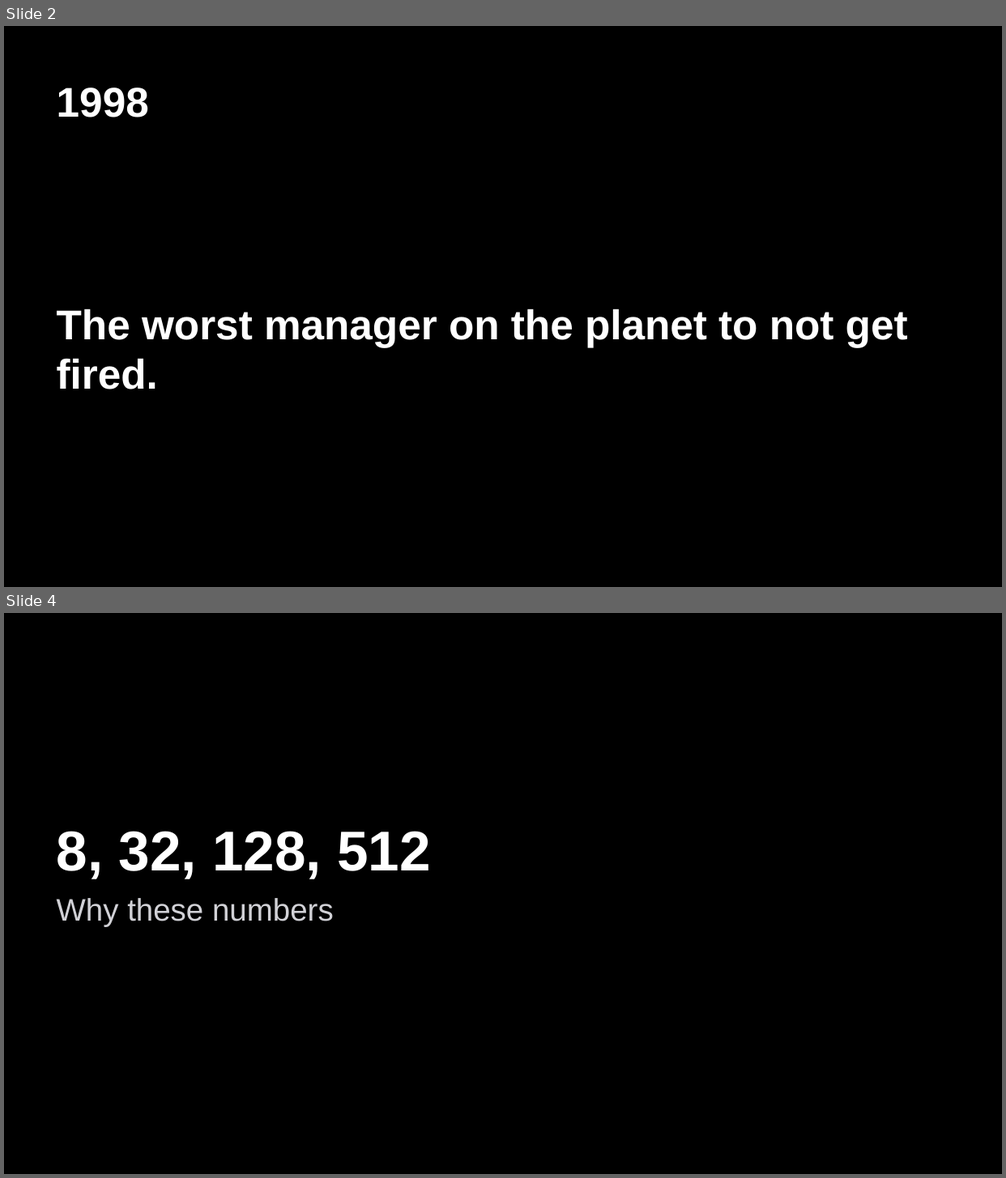
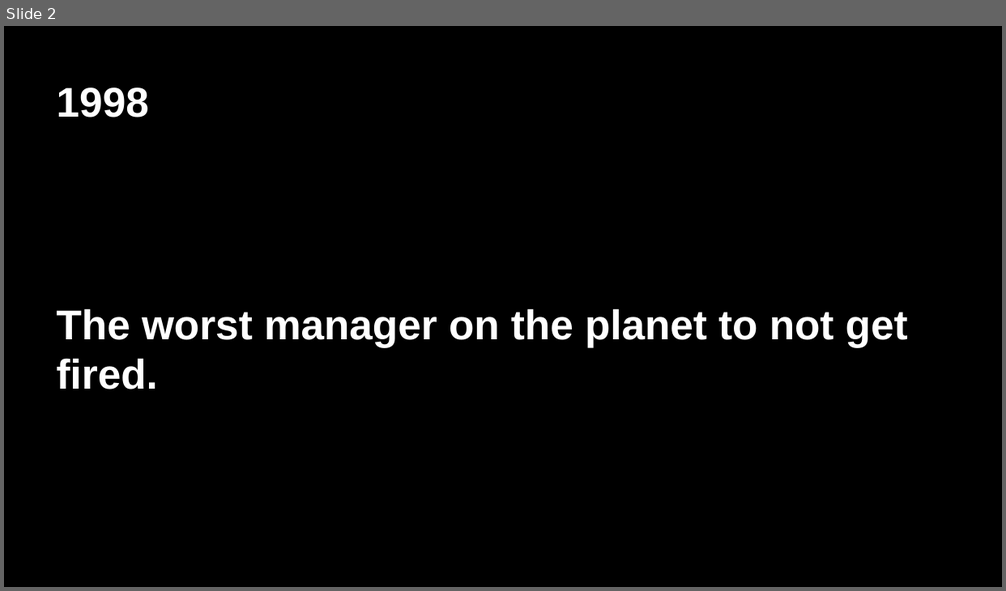
Before and after one commit to ivonnyssen/2026-0111, a slide deck: talk.pptx. Shown one above the other, each under a label of ours: slides 2 and 4 before the commit, slide 2 after it; the slides between them are not shown. The pictures are 1006x1178 and 1006x591 pixels, drawn with LibreOffice and Linux fonts; fonts in the diff are those of the drawing. Boxes give left, top, right and bottom in pixels: in the first picture for what was removed or moved away, otherwise in the second. Text is boxed around its words. In the diff, an @@ line names an element or a change of style, - is before the commit and + after.

```diff
--- a/talk.pptx
+++ b/talk.pptx
@@ slide 4 removed at (x1=4, y1=613, x2=1002, y2=1174), background #000000 @@
@@ title removed at (x1=57, y1=831, x2=431, y2=879) @@
-8, 32, 128, 512
@@ text removed at (x1=57, y1=898, x2=334, y2=927) @@
-Why these numbers
```
Also in this commit, not shown: 11 slides changed, 1 slide added, 35 other files.
